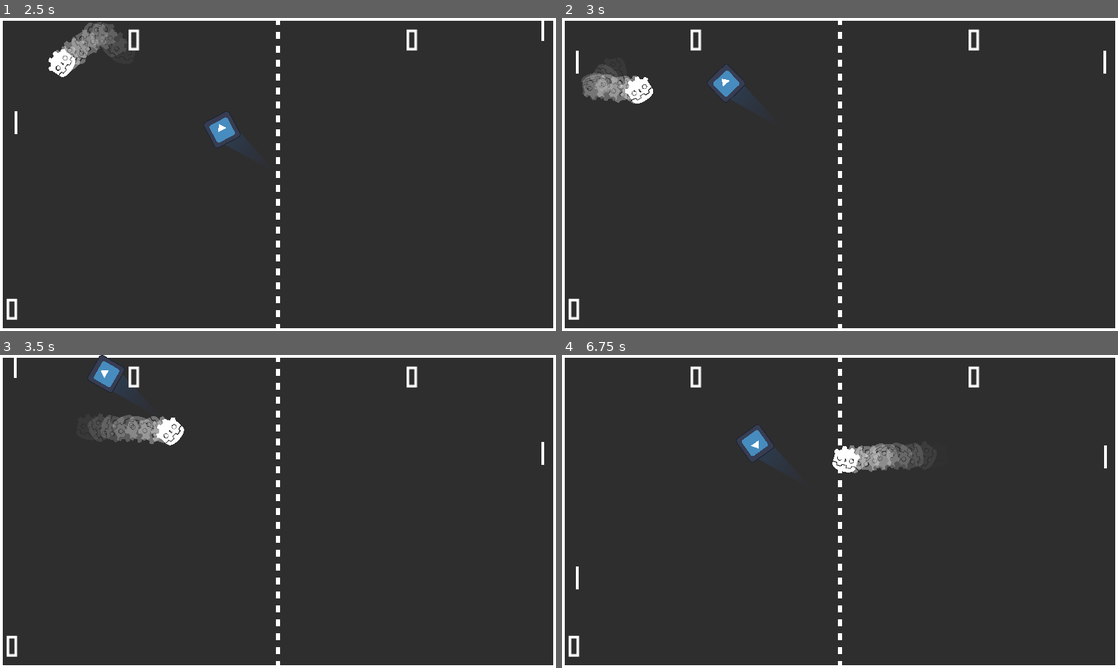
Above: before the commit, frames 1-4 (two rows, left to right).
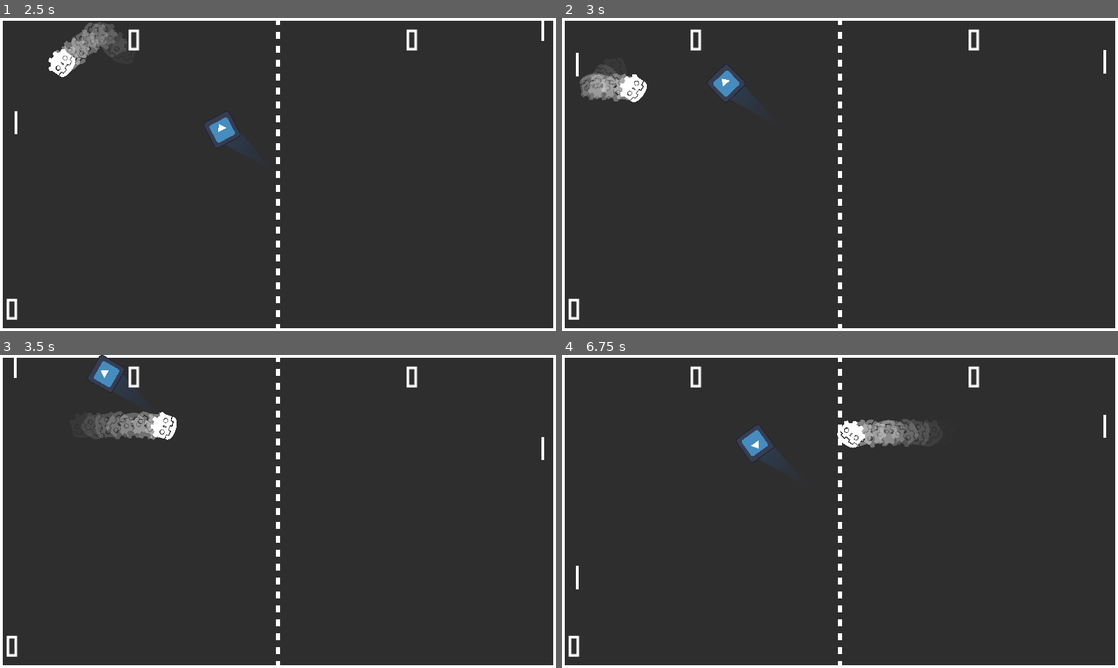
Above: after the commit, the same moments.

Repository: Bryaron/GodotPong
Game: Godot game, scene res://Scenes/Level.tscn
The game is run twice, just before and just after one commit, with the same random seed, the same clock (stepped at 60 frames per second) and the same inputs. The engine's default icon, where the game draws it, is replaced by a stand-in: a white triangle on a blue panel in a dark square.
Inputs:
- Up to frame 1 (2.5 s): tap Enter at 0.5 s; hold W (move_up) 0.53-1.28 s; hold S (move_down) 1.28-2.03 s; hold W (move_up) from 2.03 s (still down)
- Up to frame 2 (3 s): keep holding W (move_up)
- Up to frame 3 (3.5 s): keep holding W (move_up)
- Up to frame 4 (6.75 s): release W (move_up) at 3.53 s; hold S (move_down) 3.53-5.78 s; hold W (move_up) from 5.78 s (still down)

Frame 1 is identical in both runs. In frame 2, 0.6% of the frame differs, in the area x 2-98%, y 10-28%; in frame 3, 0.8%; in frame 4, 2.3%, in the area x 2-98%, y 19-68%.

Commit message:
Colisiones del Player y Opponent para modificadas para solucionar bug

Diff:
--- a/Scenes/Opponent.tscn
+++ b/Scenes/Opponent.tscn
@@ -3,7 +3,7 @@
 [ext_resource type="Script" path="res://Scripts/Opponent.gd" id="1_yvog6"]
 
 [sub_resource type="RectangleShape2D" id="RectangleShape2D_tey5v"]
-size = Vector2(10, 80)
+size = Vector2(10, 78)
 
 [sub_resource type="RectangleShape2D" id="RectangleShape2D_arvjo"]
 size = Vector2(12, 84)
--- a/Scenes/Player.tscn
+++ b/Scenes/Player.tscn
@@ -3,7 +3,7 @@
 [ext_resource type="Script" path="res://Scripts/Player.gd" id="1_warqk"]
 
 [sub_resource type="RectangleShape2D" id="RectangleShape2D_tey5v"]
-size = Vector2(10, 80)
+size = Vector2(10, 78)
 
 [sub_resource type="RectangleShape2D" id="RectangleShape2D_lpu6q"]
 size = Vector2(12, 84)
